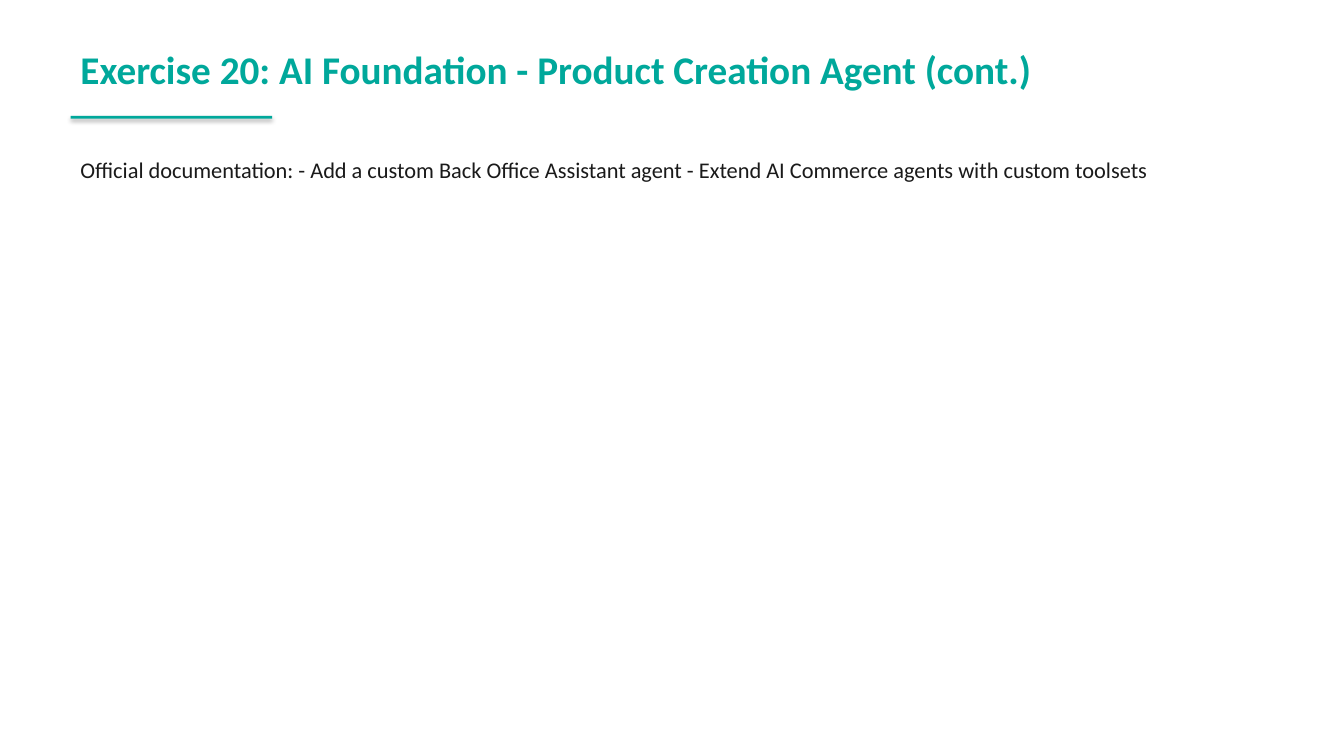
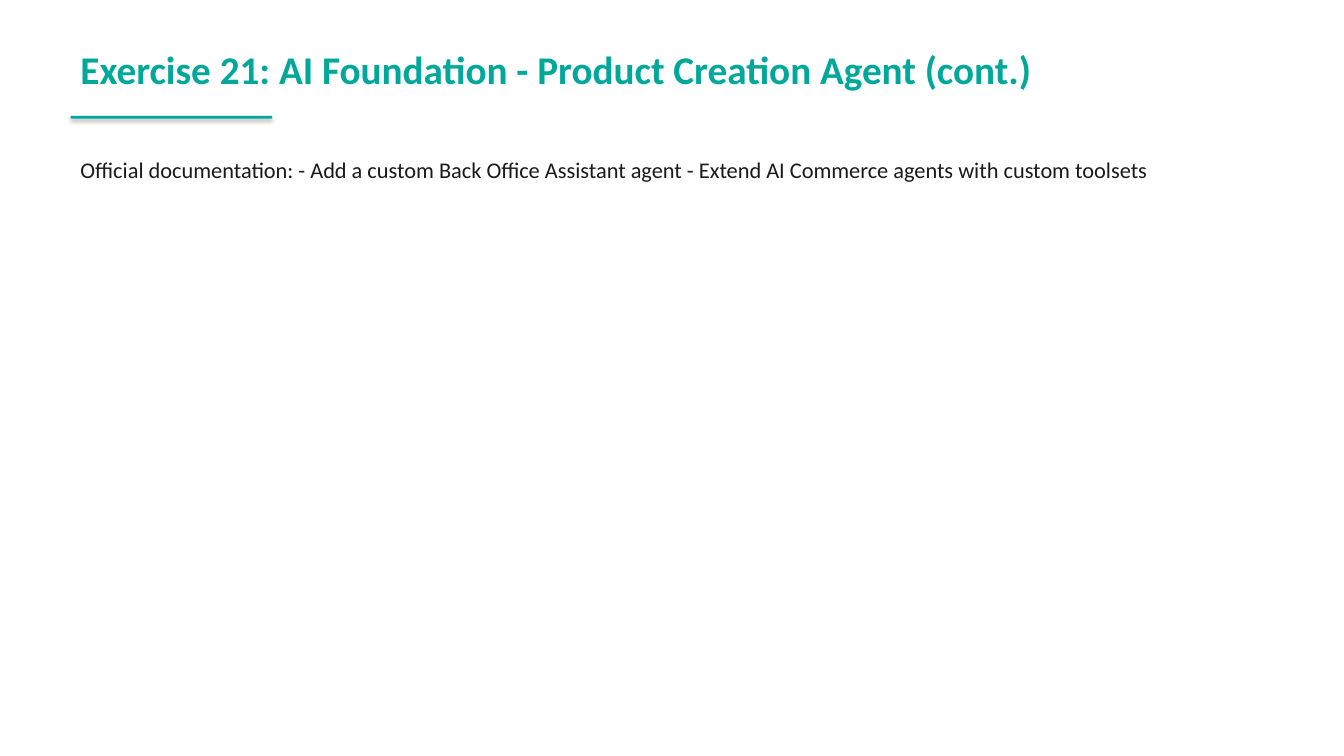
Before and after one commit to spryker-academy/instructor-exercises, a slide deck: slide 72 of guides-pptx/spryker-academy-ai.pptx (slide 51 before the commit). Drawn at 1344x756 pixels with LibreOffice and Linux fonts; fonts in the diff are those of the drawing. Boxes give left, top, right and bottom in pixels: in the first picture for what was removed or moved away, otherwise in the second. Text is boxed around its words. In the diff, an @@ line names an element or a change of style, - is before the commit and + after.

```diff
--- a/guides-pptx/spryker-academy-ai.pptx
+++ b/guides-pptx/spryker-academy-ai.pptx
@@ text at (80,55,1031,91): text changed @@
-Exercise 20: AI Foundation - Product Creation Agent (cont.)
+Exercise 21: AI Foundation - Product Creation Agent (cont.)
```
Also in this commit, not shown: 9 other slides changed, 21 slides added, 13 other files.
